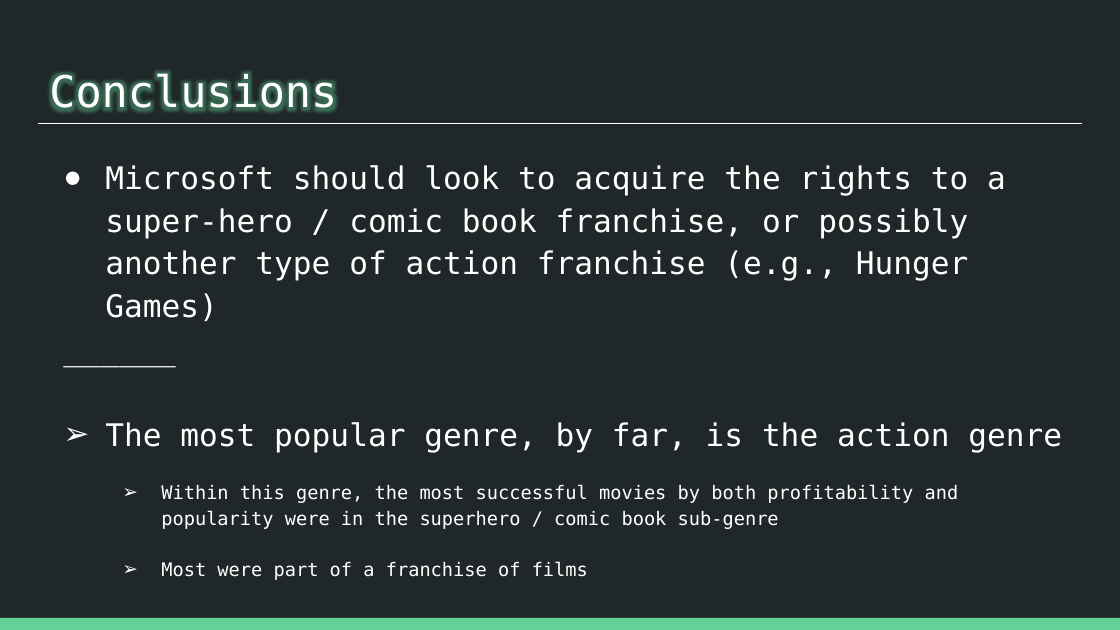
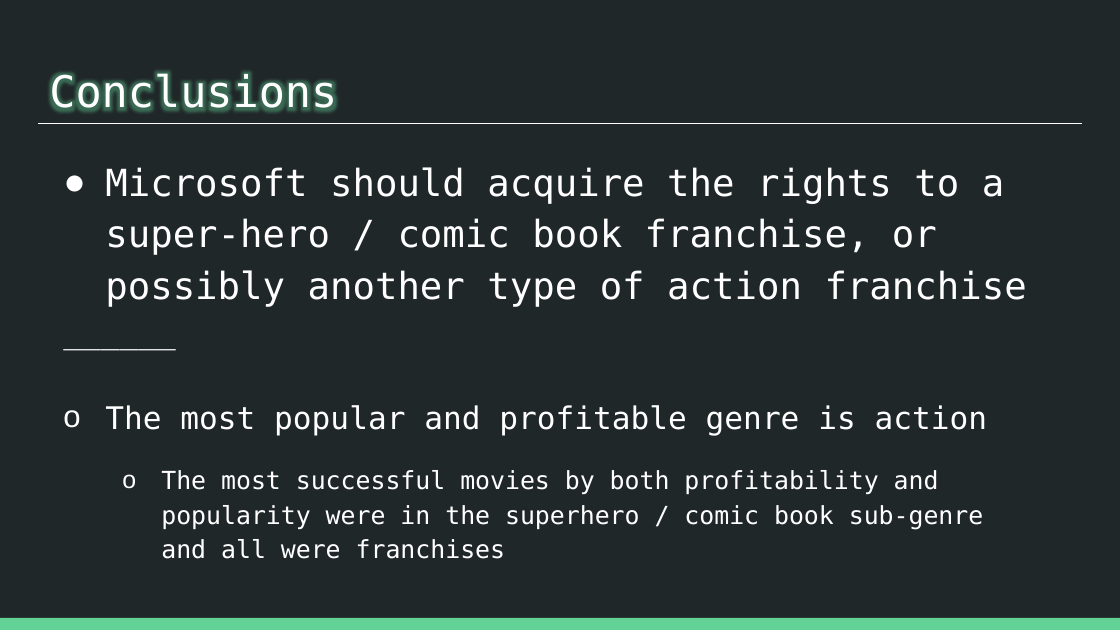
Before and after one commit to patrick-anastasio/Flatiron_DSC-Phase1_Project, a slide deck: slide 13 of Slide Deck.pptx (slide 12 before the commit). Drawn at 1120x630 pixels with LibreOffice and Linux fonts; fonts in the diff are those of the drawing. Boxes give left, top, right and bottom in pixels: in the first picture for what was removed or moved away, otherwise in the second. Text is boxed around its words. In the diff, an @@ line names an element or a change of style, - is before the commit and + after.

```diff
--- a/Slide Deck.pptx
+++ b/Slide Deck.pptx
@@ text at <box>105,167,1027,307</box>: text changed; size 20 to 24 pt @@
-● Microsoft should look to acquire the rights to a super-hero / comic book franchise, or possibly another type of action franchise (e.g., Hunger Games)
+● Microsoft should acquire the rights to a super-hero / comic book franchise, or possibly another type of action franchise
@@ text at <box>105,405,988,559</box>: text changed; size 12 to 16 pt @@
-➢ The most popular genre, by far, is the action genre
-  ➢ Within this genre, the most successful movies by both profitability and popularity were in the superhero / comic book sub-genre
-  ➢ Most were part of a franchise of films
+o The most popular and profitable genre is action
+  o The most successful movies by both profitability and popularity were in the superhero / comic book sub-genre and all were franchises
```
Also in this commit, not shown: 12 other slides changed, 2 slides added, 17 other files.
